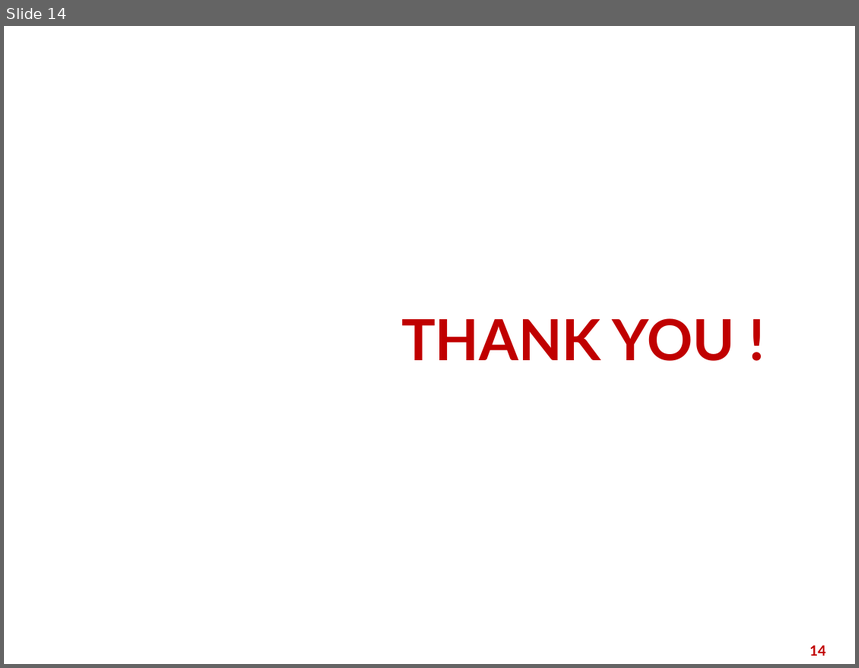
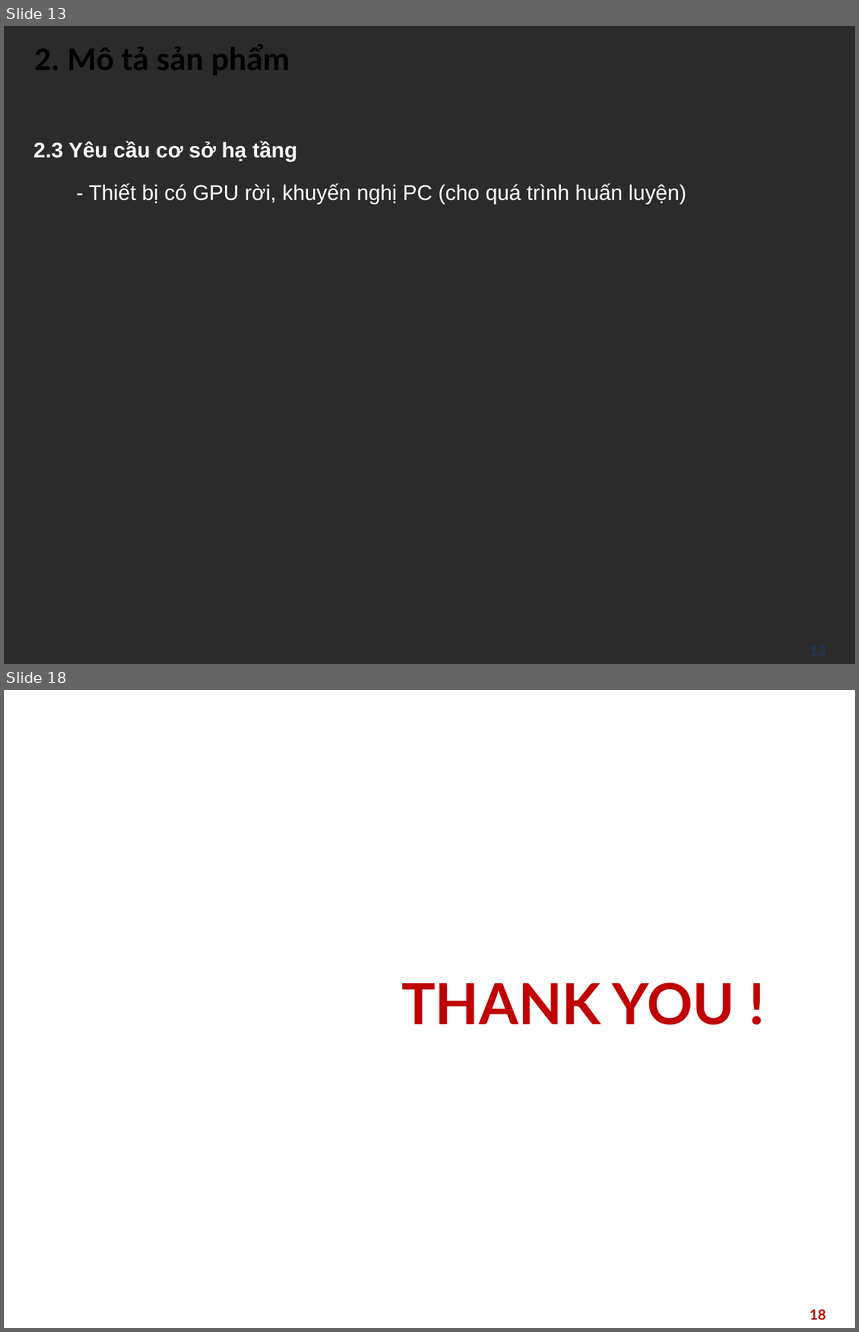
Before and after one commit to zVNoob/meal_suggestion, a slide deck: slides.odp. Shown one above the other, each under a label of ours: slide 14 before the commit, slides 13 and 18 after it; the slides between them are not shown. The pictures are 859x668 and 859x1332 pixels, drawn with LibreOffice and Linux fonts; fonts in the diff are those of the drawing; background and template pictures are left out; a plain dark background stands for a picture behind light text. Boxes give left, top, right and bottom in pixels: in the first picture for what was removed or moved away, otherwise in the second. Text is boxed around its words. In the diff, an @@ line names an element or a change of style, - is before the commit and + after.

```diff
--- a/slides.odp
+++ b/slides.odp
@@ slide 13 added at box(4, 26, 855, 664), background picture (left out) @@
@@ title added at box(34, 44, 291, 75), 28 pt, text #000000, bold @@
+2. Mô tả sản phẩm
@@ text added at box(34, 141, 297, 161), 18 pt, text #FFFFFF, bold @@
+2.3 Yêu cầu cơ sở hạ tầng
@@ text added at box(89, 183, 686, 204), 18 pt, text #FFFFFF @@
+- Thiết bị có GPU rời, khuyến nghị PC (cho quá trình huấn luyện)
@@ page number added at box(643, 638, 835, 664), 12 pt, text #203864, bold @@
+13
@@ what was slide 14 is now slide 18 @@
@@ page number at box(810, 1309, 826, 1320): text changed @@
-14
+18
```
Also in this commit, not shown: 2 slides changed, 6 other slides added, 3 slides removed, 1 other file.
